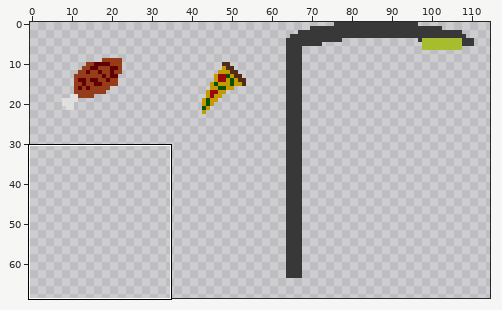
Sprite sheet -- sprites/tilesheets/items.png. The picture above shows the old version from afar; the outline marks the close-up.
Close-up. First the earlier version:
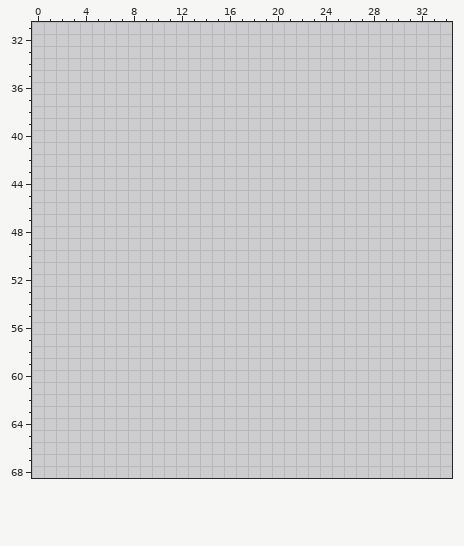
The file is 128x128 pixels. Shown: x 0..34, y 31..68. The wide view leaves out empty margins.
Palette (. is transparent): 
Now the later version:
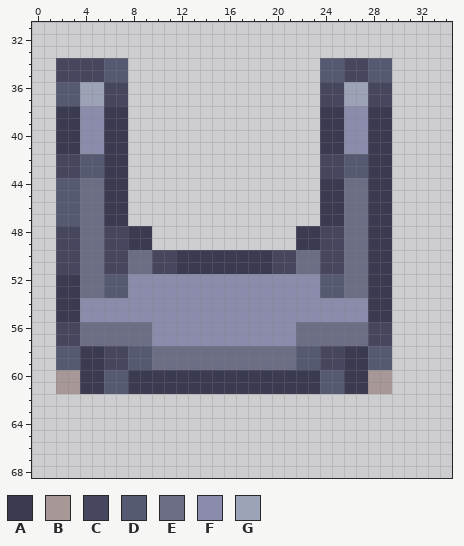
Colours new in this view: A #3a3a50  B #a79796  C #46465e  D #565972  E #6c6e85  F #8b8bab  G #9da3b7
What changed:
The author put colour A in rows 38 to 41 at x 2 to 3, 6 to 7, 24 to 25 and 28 to 29; in rows 42 to 43 at x 6 to 7 and 28 to 29; in rows 44 to 47 at x 6 to 7, 24 to 25 and 28 to 29; in rows 48 to 49 at x 8 to 9, 22 to 23 and 28 to 29; in rows 50 to 51 at x 12 to 19 and 28 to 29; in rows 52 to 55 at x 2 to 3 and 28 to 29.
The author put colour A in rows 58 to 59 at x 4 to 5 and 26 to 27; in rows 60 to 61 at x 4 to 5, 8 to 23 and 26 to 27.
The author put colour B in rows 60 to 61 at x 2 to 3 and 28 to 29.
The author put colour C in rows 34 to 35 at x 2 to 5 and 26 to 27; in rows 36 to 37 at x 6 to 7, 24 to 25 and 28 to 29; in rows 42 to 43 at x 2 to 3 and 24 to 25; in rows 48 to 49 at x 2 to 3, 6 to 7 and 24 to 25; in rows 50 to 51 at x 2 to 3, 6 to 7, 10 to 11, 20 to 21 and 24 to 25; in rows 56 to 57 at x 2 to 3 and 28 to 29.
The author put colour C in rows 58 to 59 at x 6 to 7 and 24 to 25.
The author put colour D in rows 34 to 35 at x 6 to 7, 24 to 25 and 28 to 29; in rows 36 to 37 at x 2 to 3; in rows 42 to 43 at x 4 to 5 and 26 to 27; in rows 44 to 47 at x 2 to 3; in rows 52 to 53 at x 6 to 7 and 24 to 25; in rows 58 to 59 at x 2 to 3, 8 to 9, 22 to 23 and 28 to 29.
The author put colour D in rows 60 to 61 at x 6 to 7 and 24 to 25.
The author put colour E in rows 44 to 49 at x 4 to 5 and 26 to 27; in rows 50 to 51 at x 4 to 5, 8 to 9, 22 to 23 and 26 to 27; in rows 52 to 53 at x 4 to 5 and 26 to 27; in rows 56 to 57 at x 4 to 9 and 22 to 27; in rows 58 to 59 at x 10 to 21.
The author put colour F in rows 38 to 41 at x 4 to 5 and 26 to 27; in rows 52 to 53 at x 8 to 23; in rows 54 to 55 at x 4 to 27; in rows 56 to 57 at x 10 to 21.
The author put colour G in rows 36 to 37 at x 4 to 5 and 26 to 27.
Where, in picture pixels (left, top, right, bottom), the same in both close-ups:
added: (56, 58, 392, 394)
